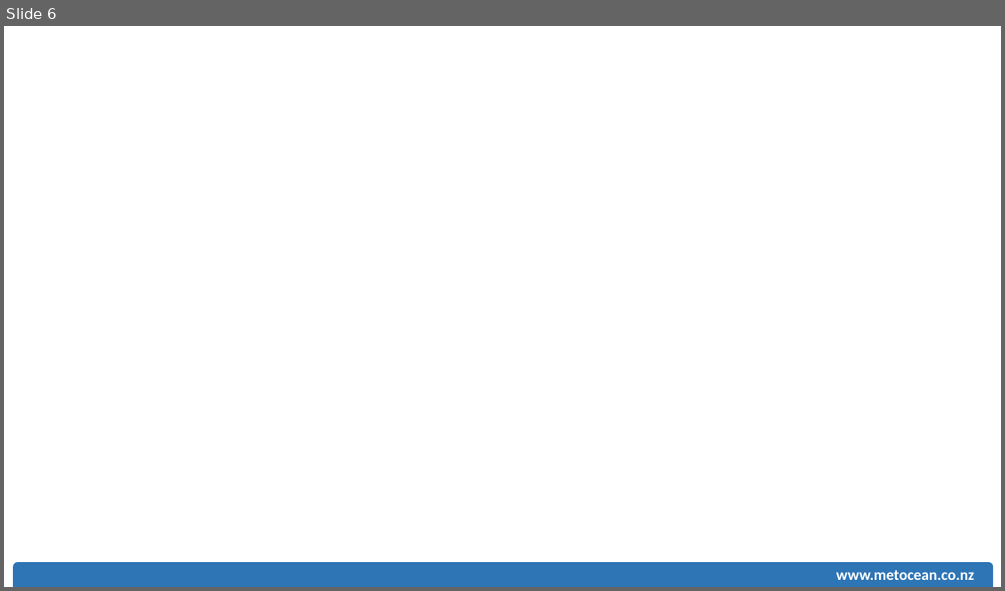
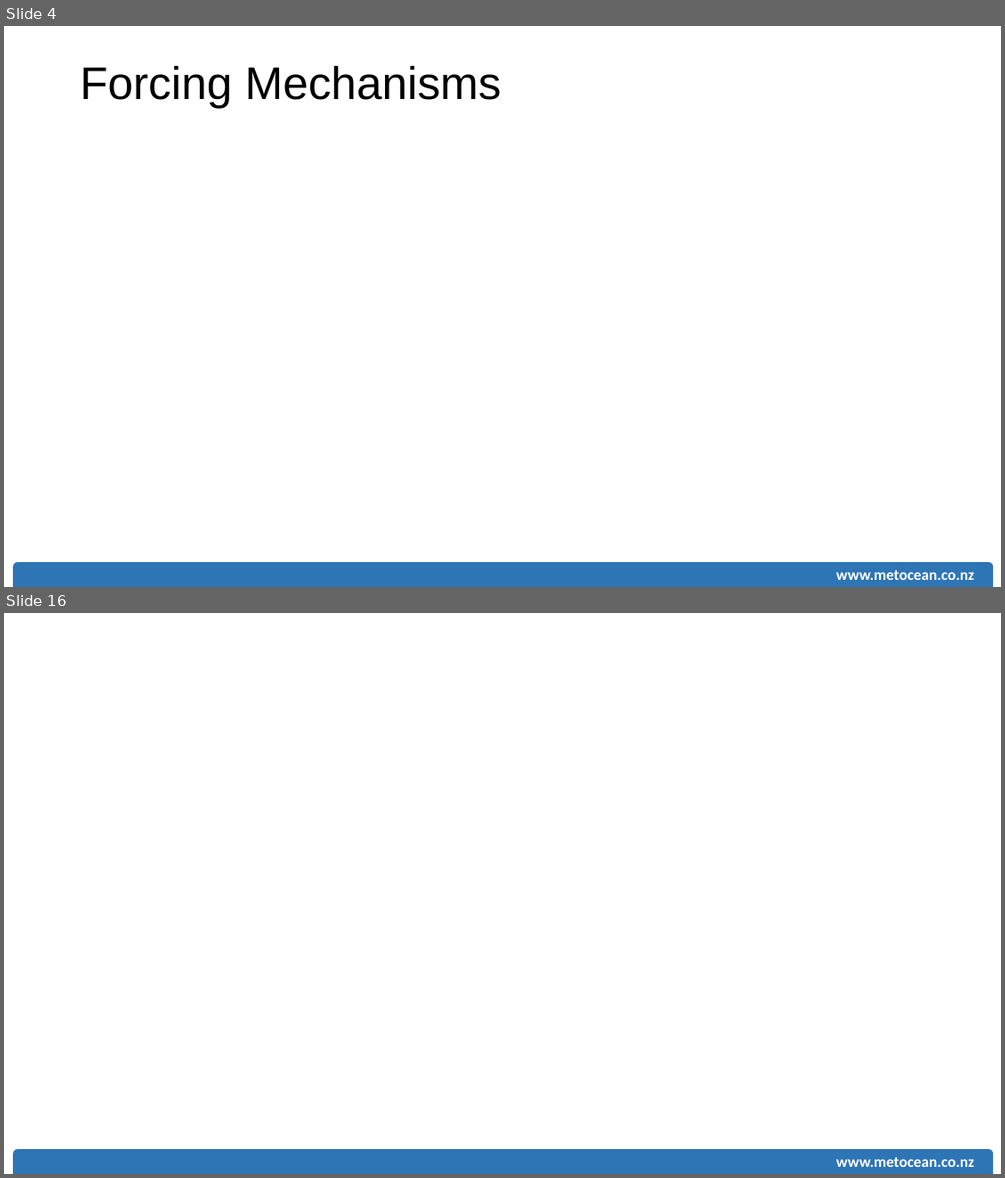
Before and after one commit to rsoutelino/CeP2015, a slide deck: soutelino_MSL_CeP2015.pptx. Shown one above the other, each under a label of ours: slide 6 before the commit, slides 4 and 16 after it; the slides between them are not shown. The pictures are 1005x591 and 1005x1178 pixels, drawn with LibreOffice and Linux fonts; fonts in the diff are those of the drawing. Boxes give left, top, right and bottom in pixels: in the first picture for what was removed or moved away, otherwise in the second. Text is boxed around its words. In the diff, an @@ line names an element or a change of style, - is before the commit and + after.

```diff
--- a/soutelino_MSL_CeP2015.pptx
+++ b/soutelino_MSL_CeP2015.pptx
@@ slide 4 added at (4, 26, 1001, 587), background #FFFFFF @@
@@ text added at (80, 65, 502, 108), 44 pt, text #000000 @@
+Forcing Mechanisms
@@ round same rect added at (13, 562, 994, 587), fill #2E75B6 @@
@@ text added at (836, 570, 974, 580), 14.8 pt, text #FFFFFF, bold @@
+www.metocean.co.nz
@@ what was slide 6 is now slide 16 @@
```
Also in this commit, not shown: 4 slides changed, 10 other slides added, 1 slide removed.
